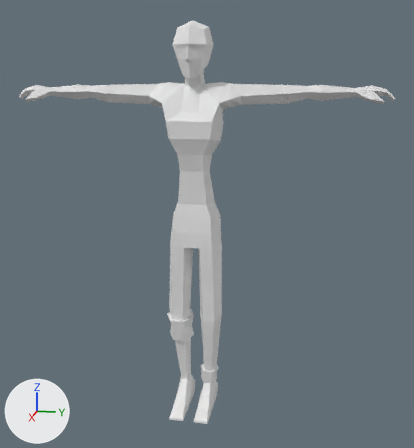
Two versions of the Blender file 3dmodeller/baseguy2.blend, one commit apart.
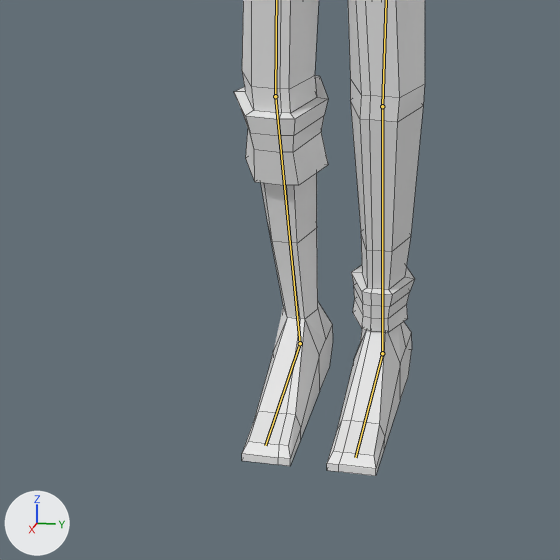
Each version is shown whole from a 50 mm lens placed at (4.93, 1.07, 3.28), pointed at (0.18, 0.12, 2.09), then close up on the part from 24% to 63% of the width and 64% to 100% of the height. The lights are fixed; the arrows at lower left show +X, +Y and +Z. Both versions are drawn at frame 1 of the action 'ArmatureAction.001'; the numbers are the values there. The bones that bend it are drawn over the model as lines in the close-ups. The close-ups show mesh edges as thin lines.
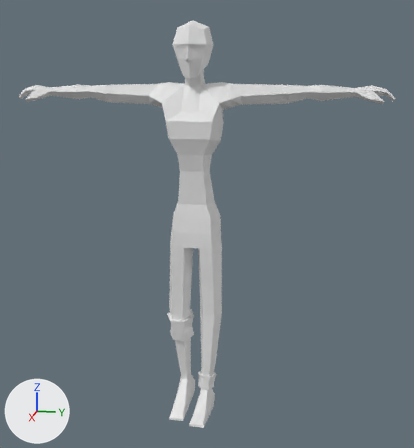
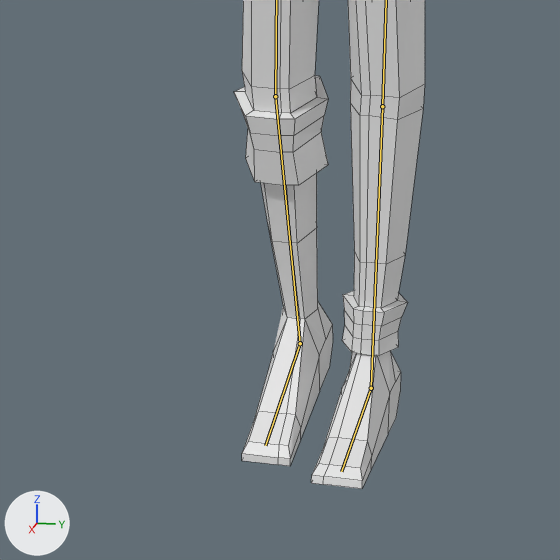
The change in detail:
Bone 'shin.L' (bone_shin_l) turns from (0, 0, 0) to (-6, 0, -10) degrees about its own x, y and z.

Location of each change, [x1, y1, x2, y2] in pixels of the close-ups (560 x 560 px):
'Cube.004', posed
    before: [234, 0, 425, 476]
    after: [234, 0, 425, 489]
bone 'shin.L', root to tip
    before: (382, 106) to (382, 353)
    after: (382, 106) to (371, 388)
